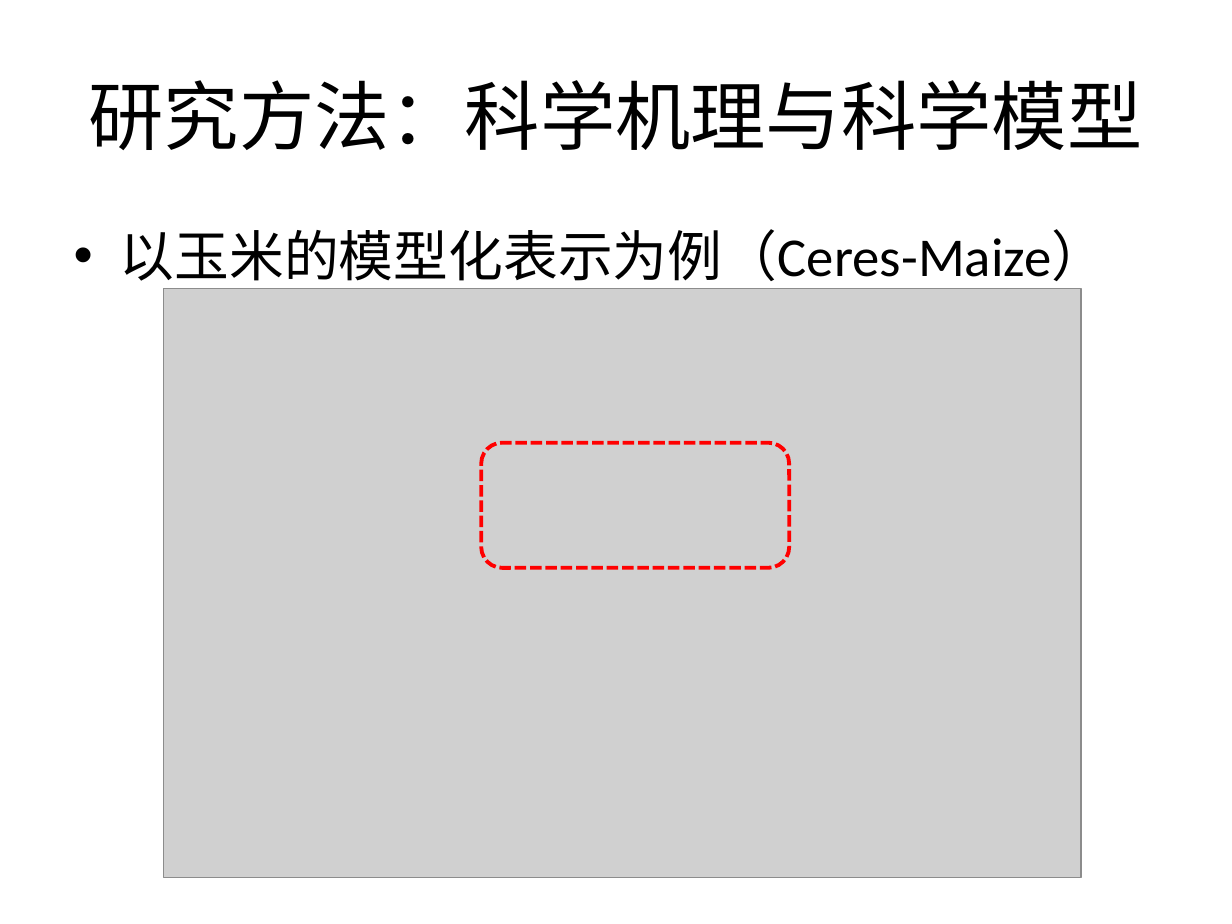
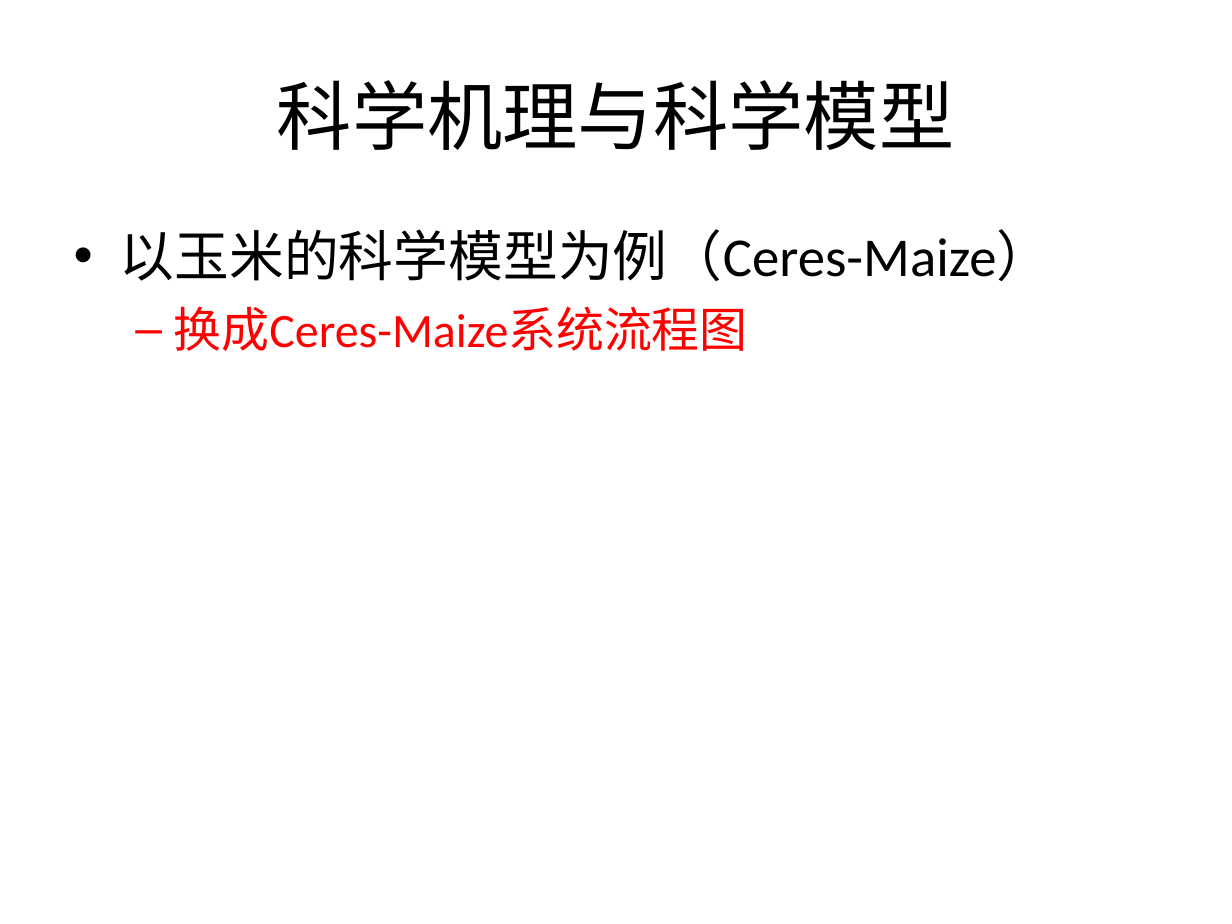
Before and after one commit to Nookleptia/qianmen3d, a slide deck: slide 18 of 毕设文件/毕设提纲.ppt. Drawn at 1232x924 pixels with LibreOffice and Linux fonts; fonts in the diff are those of the drawing; grey boxes stand for pictures. Boxes give left, top, right and bottom in pixels: in the first picture for what was removed or moved away, otherwise in the second. Text is boxed around its words. In the diff, an @@ line names an element or a change of style, - is before the commit and + after.

```diff
--- a/毕设文件/毕设提纲.ppt
+++ b/毕设文件/毕设提纲.ppt
@@ title at [277,80,955,150]: text changed @@
-研究方法：科学机理与科学模型
+科学机理与科学模型
@@ text at [120,229,1052,351]: text changed @@
-• 以玉米的模型化表示为例（Ceres-Maize）
+• 以玉米的科学模型为例（Ceres-Maize）
+  – 换成Ceres-Maize系统流程图
@@ picture removed at [164,288,1082,877] @@
@@ rounded rectangle removed at [482,442,790,568] @@
```
Also in this commit, not shown: 26 other slides changed, 9 slides added, 6 slides removed, 2 other files.
